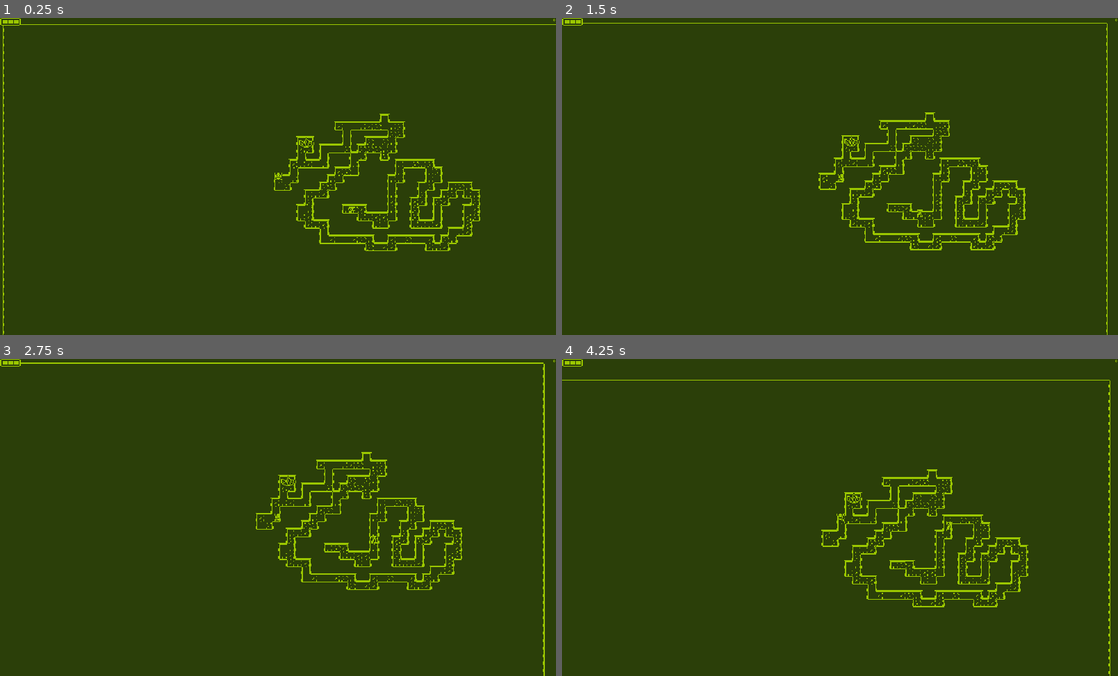
Above: before the commit, frames 1-4 (two rows, left to right).
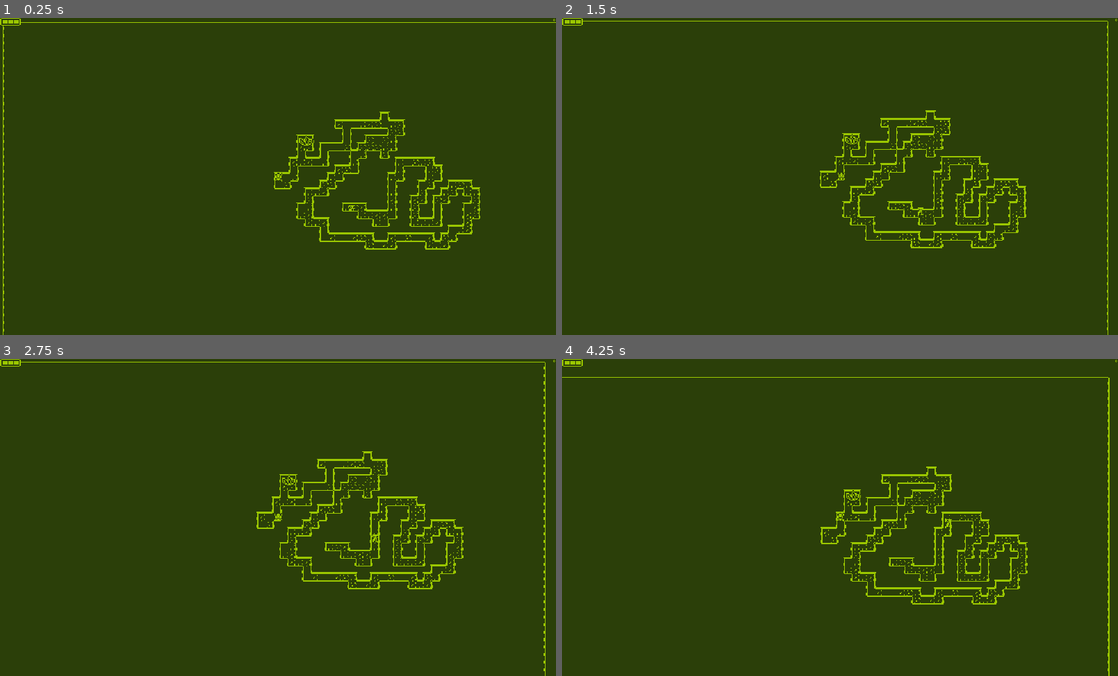
Above: after the commit, the same moments.

Repository: TheAihopGG/nokia-3310-jam-7
Game: Godot game, scene res://Scenes/game.tscn
Two runs of this game, one before a commit and one after it. Both use one fixed random seed, a clock stepped at 60 frames per second and the inputs below.
Inputs (mouse positions are in pixels of both pictures, inside the frame that each line leads up to):
- Up to frame 1 (0.25 s): no input
- Up to frame 2 (1.5 s): move the mouse to (962, 160) at 0.52 s; hold Right (ui_right) 0.53-1.28 s; hold F (F) 0.53-1.28 s; move the mouse to (728, 192) at 1.27 s; hold Down (ui_down) from 1.28 s (still down); click (728, 192) at 1.35 s
- Up to frame 3 (2.75 s): move the mouse to (333, 447) at 2.02 s; release Down (ui_down) at 2.03 s; hold Right (ui_right) from 2.03 s (still down); hold F (F) from 2.03 s (still down)
- Up to frame 4 (4.25 s): tap Enter at 2.75 s; move the mouse to (812, 580) at 2.77 s; release Right (ui_right) at 2.78 s; release F (F) at 2.78 s; hold Up (ui_up) 2.78-3.53 s; click (812, 580) at 2.85 s; move the mouse to (1006, 565) at 3.52 s; hold Left (ui_left) from 3.53 s (still down); hold F (F) from 3.53 s (still down)

The runs differ from the first frame. In frame 1, 3.0% of the frame differs, in the area x 0-100%, y 1-100%; in frame 2, 3.6%; in frame 3, 3.3%; in frame 4, 3.8%, in the area x 0-99%, y 5-100%.

Commit message:
feat: chest sprite

Diff:
--- a/Scenes/Characters/Player/player.tscn
+++ b/Scenes/Characters/Player/player.tscn
@@ -6,8 +6,8 @@
 [ext_resource type="Script" path="res://Scenes/Characters/hitbox.gd" id="4_8g25m"]
 
 [sub_resource type="CapsuleShape2D" id="CapsuleShape2D_54mox"]
-radius = 2.0
-height = 6.0
+radius = 3.0
+height = 8.0
 
 [sub_resource type="CircleShape2D" id="CircleShape2D_7ancj"]
 radius = 4.0
@@ -24,7 +24,7 @@
 rotation_smoothing_enabled = true
 
 [node name="CollisionShape2D" parent="." index="3"]
-position = Vector2(0, 2)
+position = Vector2(0, 0)
 shape = SubResource("CapsuleShape2D_54mox")
 
 [node name="RotateWeapon" type="Node2D" parent="." index="4"]
Binary file added: Assets/Sprites/chest1.png
Not shown, added: Assets/Sprites/chest1.png.import
